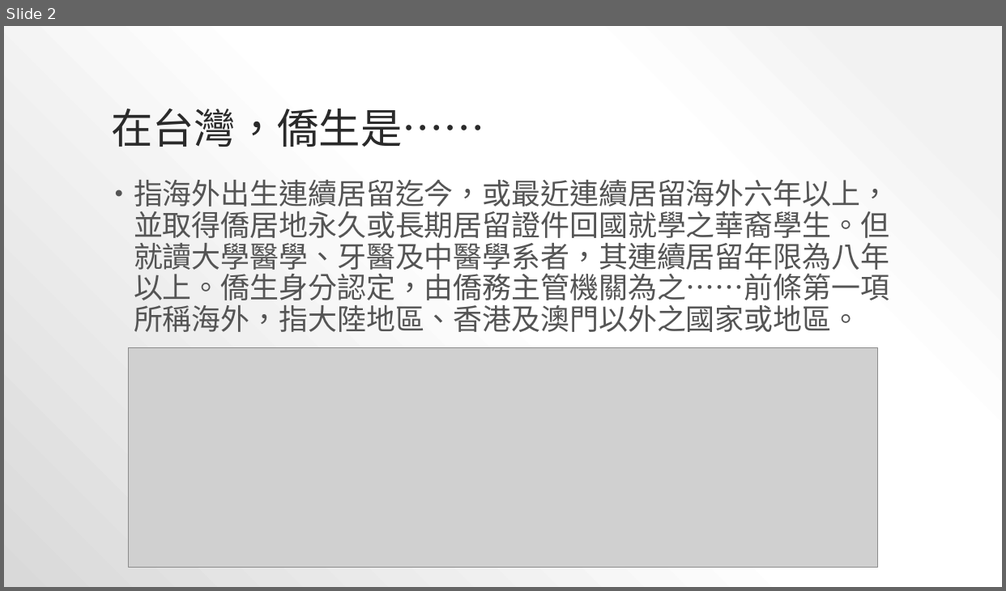
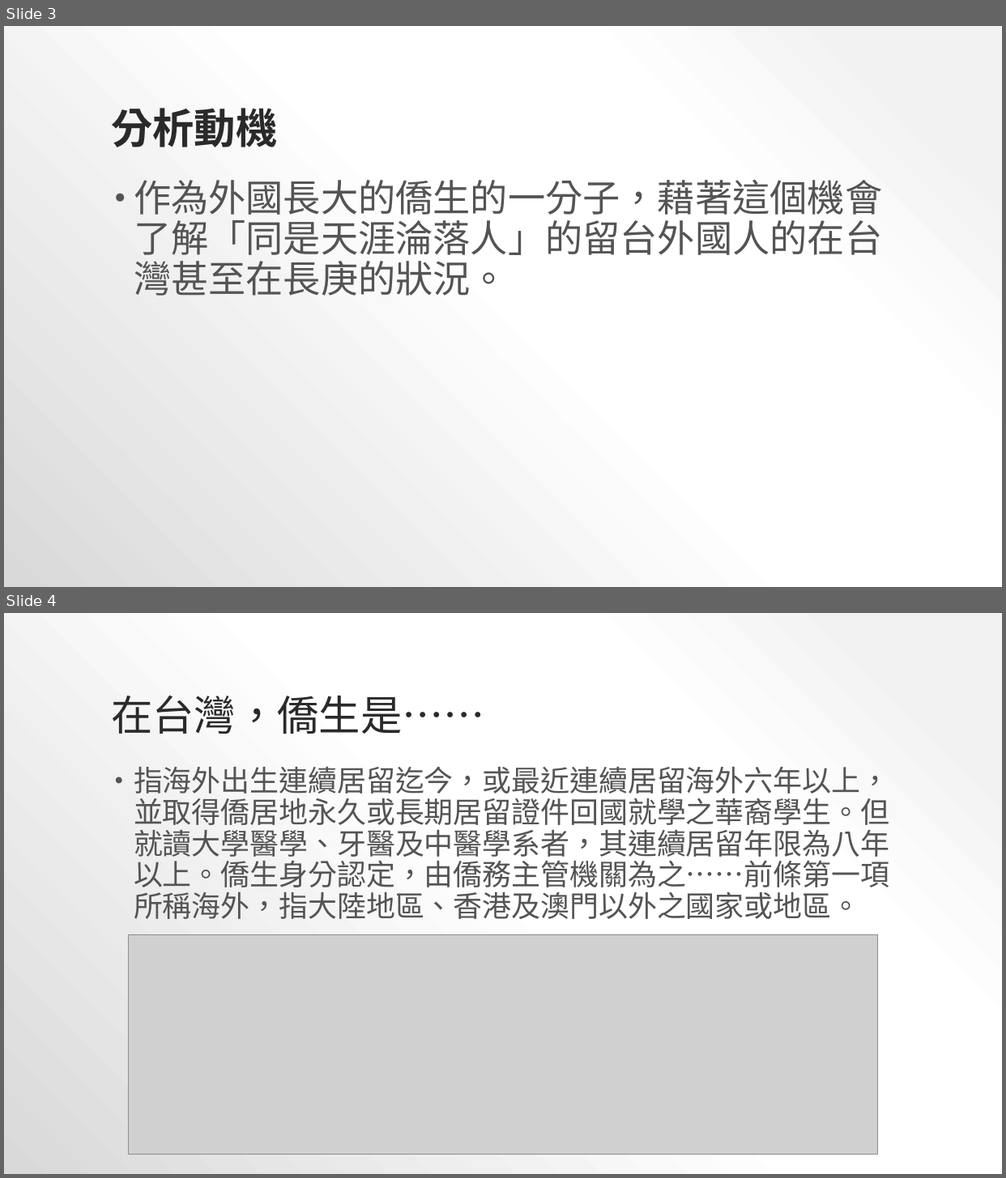
Before and after one commit to YeungSaoIan/CGUIM_BigData_FinalReport-B0344122, a slide deck: FinalReportPPT.pptx. Shown one above the other, each under a label of ours: slide 2 before the commit, slides 3 and 4 after it. The pictures are 1006x591 and 1006x1178 pixels, drawn with LibreOffice and Linux fonts; fonts in the diff are those of the drawing; grey boxes stand for pictures. Boxes give left, top, right and bottom in pixels: in the first picture for what was removed or moved away, otherwise in the second. Text is boxed around its words. In the diff, an @@ line names an element or a change of style, - is before the commit and + after.

```diff
--- a/FinalReportPPT.pptx
+++ b/FinalReportPPT.pptx
@@ slide 3 added at <box>4,26,1002,587</box>, background gradient #F2F2F2 to #FFFFFF to #D9D9D9 @@
@@ title added at <box>111,108,277,148</box>, 40 pt, text #2A2A2A, bold @@
+分析動機
@@ text added at <box>134,180,882,296</box>, 36 pt, text #545454 @@
+• 作為外國長大的僑生的一分子，藉著這個機會了解「同是天涯淪落人」的留台外國人的在台灣甚至在長庚的狀況。
@@ what was slide 2 is now slide 4 @@
```
Also in this commit, not shown: 12 other slides added, 8 slides removed, 21 other files.
